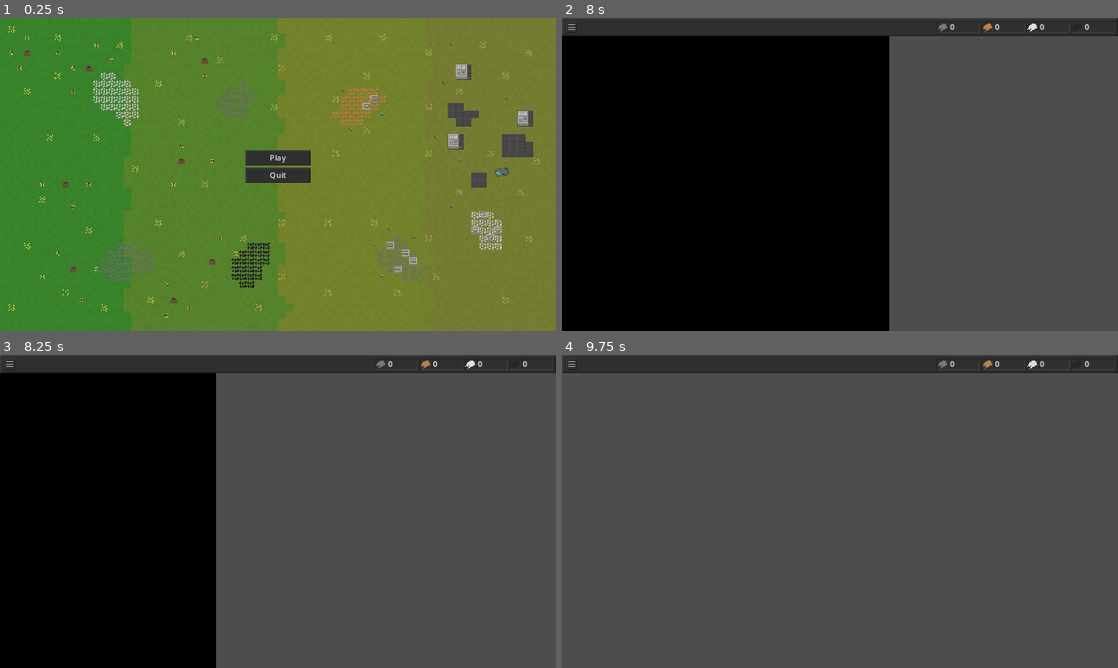
Above: before the commit, frames 1-4 (two rows, left to right).
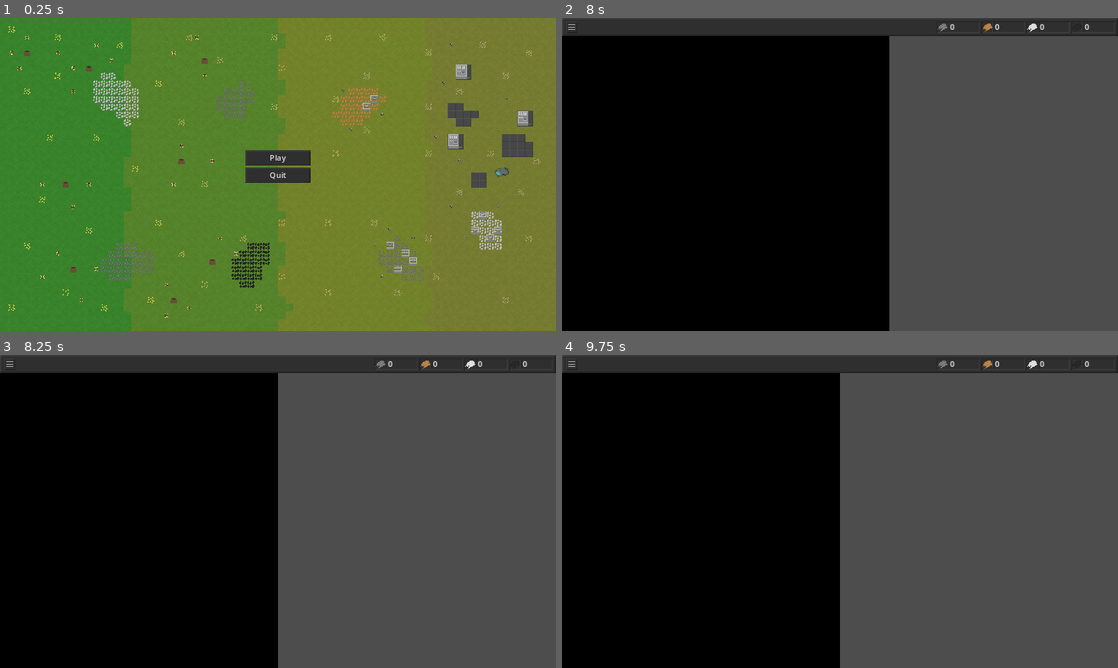
Above: after the commit, the same moments.

Repository: wssuomi/pirate-jam-14
Game: Godot game, scene res://scenes/main_menu.tscn
The game is run twice, just before and just after one commit, with the same random seed, the same clock (stepped at 60 frames per second) and the same inputs.
Inputs (mouse positions are in pixels of both pictures, inside the frame that each line leads up to):
- Up to frame 1 (0.25 s): no input
- Up to frame 2 (8 s): click "Play" at 0.5 s; click (573, 27) at 1.25 s; click "Continue" at 2 s; tap Enter at 2.75, 4.25, 5.75 s; move the mouse to (962, 158) at 2.77 s; hold Middle mouse button (move_camera) 2.78-3.53 s; click (962, 158) at 2.92 s; tap Space at 3.5, 5, 6.5 s; move the mouse to (728, 190) at 3.52 s; right-click (728, 190) at 3.6 s; click (728, 190) at 3.67 s; tap Middle mouse button (move_camera) at 3.8, 5.1, 6.8 s; move the mouse to (895, 105) at 4.27 s; hold Middle mouse button (move_camera) 4.28-5.03 s; click (895, 105) at 4.35 s; move the mouse to (812, 237) at 5.02 s; click (812, 237) at 5.17 s; move the mouse to (1006, 221) at 5.77 s; hold Middle mouse button (move_camera) 5.78-6.53 s; tap Mouse wheel up (zoom_in) at 5.85 s; click (1006, 221) at 5.92 s; move the mouse to (673, 127) at 6.52 s; tap Mouse wheel down (zoom_out) at 6.6 s; click (673, 127) at 6.67 s; move the mouse to (867, 174) at 7.27 s; hold Middle mouse button (move_camera) from 7.28 s (still down); click (867, 174) at 7.42 s
- Up to frame 3 (8.25 s): move the mouse to (194, 433) at 8.02 s; release Middle mouse button (move_camera) at 8.03 s; right-click (194, 433) at 8.1 s; click (194, 433) at 8.17 s
- Up to frame 4 (9.75 s): tap Middle mouse button (move_camera) at 8.3, 9.6 s; move the mouse to (962, 495) at 8.77 s; hold Middle mouse button (move_camera) 8.78-9.53 s; click (962, 495) at 8.85 s; move the mouse to (728, 527) at 9.52 s; click (728, 527) at 9.67 s

Frames 1-2 are identical in both runs. In frame 3, 10% of the frame differs, in the area x 38-50%, y 5-100%; in frame 4, 47%, in the area x 0-50%, y 5-100%.

Commit message:
fixed being able to move camera away from map

Diff:
--- a/scripts/Camera.gd
+++ b/scripts/Camera.gd
@@ -17,4 +17,7 @@
 		return
 	if event is InputEventMouseMotion:
 		if Input.is_action_pressed("move_camera"):
-			position -= event.relative / zoom.x
+			var new_pos = position - event.relative / zoom.x
+			new_pos.x = clamp(new_pos.x,0.0,main.GRID_WIDTH * 16.0)
+			new_pos.y = clamp(new_pos.y,0.0,main.GRID_HEIGHT * 16.0)
+			position = new_pos
